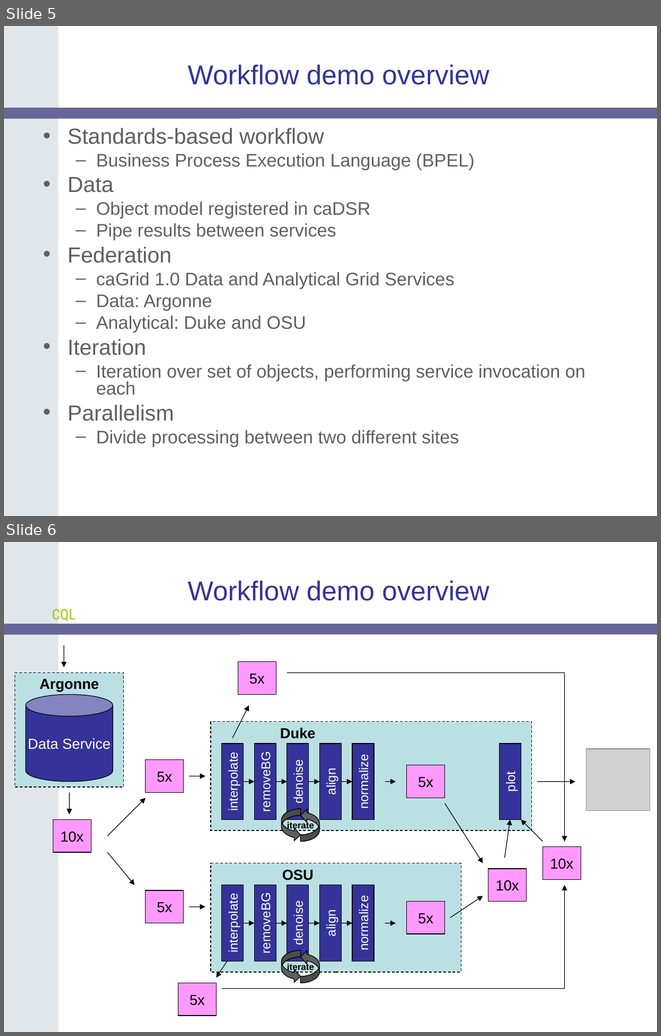
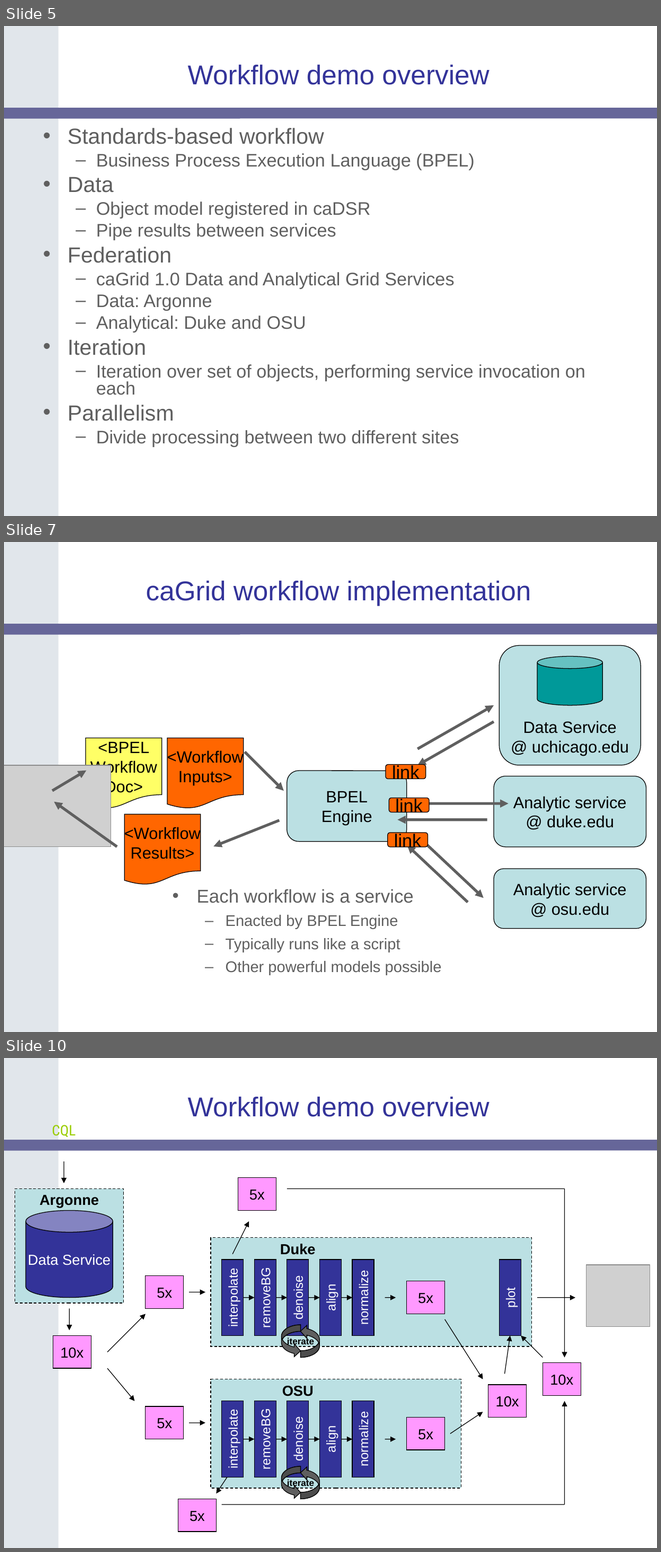
Before and after one commit to NCIP/cagrid-docs, a slide deck: presentations/200604_AnnualMeeting/caGrid-1.0-Demo.ppt. Shown one above the other, each under a label of ours: slides 5 and 6 before the commit, slides 5, 7 and 10 after it; the slides between them are not shown. The pictures are 661x1036 and 661x1552 pixels, drawn with LibreOffice and Linux fonts; fonts in the diff are those of the drawing; grey boxes stand for pictures; background and template pictures are left out. Boxes give left, top, right and bottom in pixels: in the first picture for what was removed or moved away, otherwise in the second. Text is boxed around its words. In the diff, an @@ line names an element or a change of style, - is before the commit and + after.

Commit message:
Added visual slides for workflow Demo introduction.

```diff
--- a/presentations/200604_AnnualMeeting/caGrid-1.0-Demo.ppt
+++ b/presentations/200604_AnnualMeeting/caGrid-1.0-Demo.ppt
@@ slide 7 added at (x1=4, y1=542, x2=657, y2=1032), background #FFFFFF; not listed: 2 template elements that a slide beside it also shows @@
@@ title added at (x1=146, y1=581, x2=531, y2=606), 30 pt, text #333399 @@
+caGrid workflow implementation
@@ rounded rectangle added at (x1=499, y1=645, x2=641, y2=765), fill #BBE0E3, outline #000000 0.74 pt, 18 pt, text #000000 @@
+Data Service
+@ uchicago.edu
@@ cylinder added at (x1=538, y1=656, x2=603, y2=705), fill #009999, outline #000000 0.74 pt @@
@@ arrow added from (417, 749) to (494, 705), #5F5F5F 3 pt @@
@@ arrow added from (494, 722) to (417, 765), #5F5F5F 3 pt @@
@@ flow chart document added at (x1=86, y1=738, x2=162, y2=809), fill #FFFF66, outline #000000 0.74 pt, 18 pt, text #000000 @@
+<BPEL
+Workflow
+Doc>
@@ flow chart document added at (x1=167, y1=738, x2=244, y2=809), fill #FF6600, outline #000000 0.74 pt, 18 pt, text #000000 @@
+<Workflow
+Inputs>
@@ arrow added from (245, 751) to (283, 791), #5F5F5F 3 pt @@
@@ picture added at (x1=4, y1=765, x2=111, y2=847) @@
@@ arrow added from (52, 791) to (86, 770), #5F5F5F 3 pt @@
@@ rounded rectangle added at (x1=286, y1=770, x2=406, y2=841), fill #BBE0E3, outline #000000 0.74 pt, 18 pt, text #000000 @@
+BPEL
+Engine
@@ rounded rectangle added at (x1=385, y1=765, x2=425, y2=779), fill #FF6600, outline #000000 0.74 pt, 20 pt, text #000000 @@
+link
@@ rounded rectangle added at (x1=494, y1=776, x2=646, y2=846), fill #BBE0E3, outline #000000 0.74 pt, 18 pt, text #000000 @@
+Analytic service
+@ duke.edu
@@ arrow added from (117, 846) to (54, 801), #5F5F5F 3 pt @@
@@ rounded rectangle added at (x1=389, y1=798, x2=429, y2=812), fill #FF6600, outline #000000 0.74 pt, 20 pt, text #000000 @@
+link
@@ arrow added from (418, 803) to (508, 803), #5F5F5F 3 pt @@
@@ flow chart document added at (x1=124, y1=814, x2=201, y2=885), fill #FF6600, outline #000000 0.74 pt, 18 pt, text #000000 @@
+<Workflow
+Results>
@@ arrow added from (280, 820) to (213, 846), #5F5F5F 3 pt @@
@@ arrow added from (487, 820) to (398, 820), #5F5F5F 3 pt @@
@@ rounded rectangle added at (x1=388, y1=832, x2=428, y2=847), fill #FF6600, outline #000000 0.74 pt, 20 pt, text #000000 @@
+link
@@ arrow added from (423, 841) to (483, 898), #5F5F5F 3 pt @@
@@ arrow added from (468, 902) to (407, 845), #5F5F5F 3 pt @@
@@ rounded rectangle added at (x1=494, y1=868, x2=646, y2=928), fill #BBE0E3, outline #000000 0.74 pt, 18 pt, text #000000 @@
+Analytic service
+@ osu.edu
@@ text added at (x1=197, y1=889, x2=442, y2=974), 17 pt, text #5F5F5F @@
+• Each workflow is a service
+  – Enacted by BPEL Engine
+  – Typically runs like a script
+  – Other powerful models possible
@@ what was slide 6 is now slide 10 @@
```
Also in this commit, not shown: 3 other slides added.
